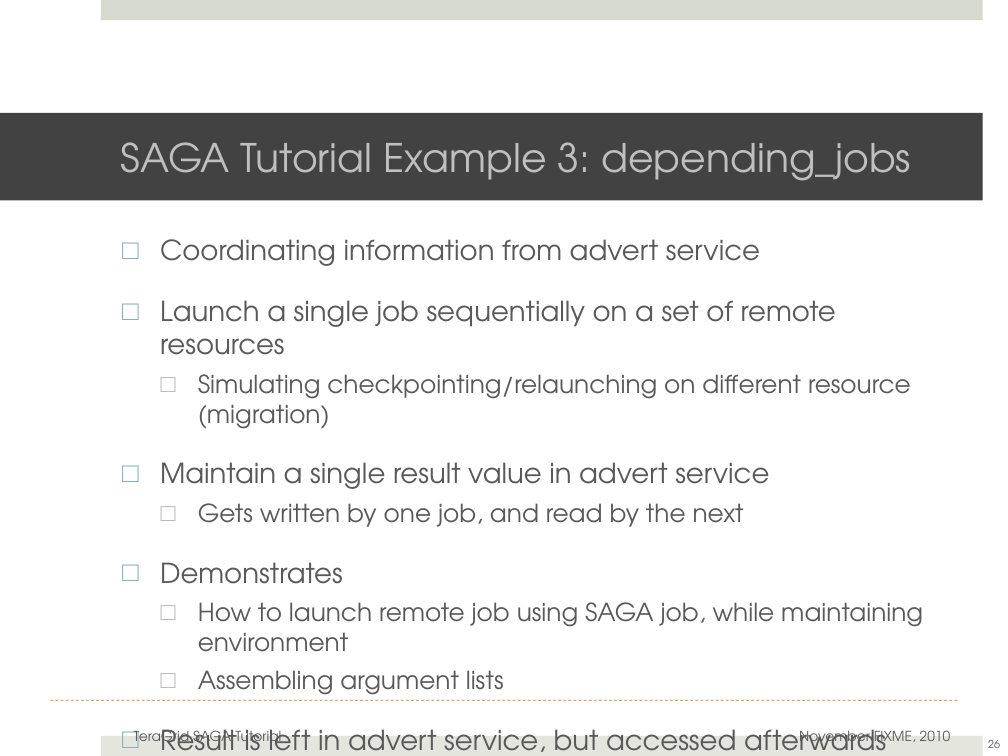
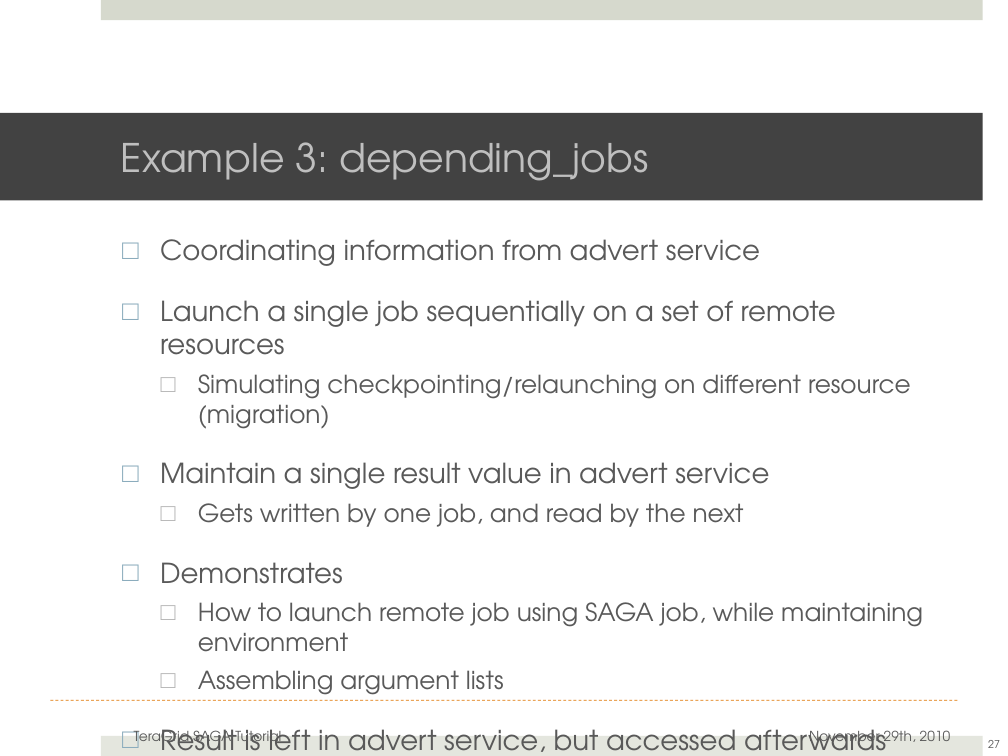
Before and after one commit to saga-project/saga-cpp-legacy-projects, a slide deck: slide 27 of tutorial/general_tutorial/SAGA-API-levels.pptx (slide 26 before the commit). Drawn at 1008x756 pixels with LibreOffice and Linux fonts; fonts in the diff are those of the drawing; background and template pictures are left out. Boxes give left, top, right and bottom in pixels: in the first picture for what was removed or moved away, otherwise in the second. Text is boxed around its words. In the diff, an @@ line names an element or a change of style, - is before the commit and + after.

Commit message:
Updating examples, minor changes

```diff
--- a/tutorial/general_tutorial/SAGA-API-levels.pptx
+++ b/tutorial/general_tutorial/SAGA-API-levels.pptx
@@ title at (121, 142, 649, 181): text changed @@
-SAGA Tutorial Example 3: depending_jobs
+Example 3: depending_jobs
@@ text at (809, 730, 951, 749): text changed @@
-November FIXME, 2010
+November 29th, 2010
@@ page number at (988, 740, 1000, 748): text changed @@
-26
+27
```
Also in this commit, not shown: 25 other slides changed, 1 slide added, 1 other file.
